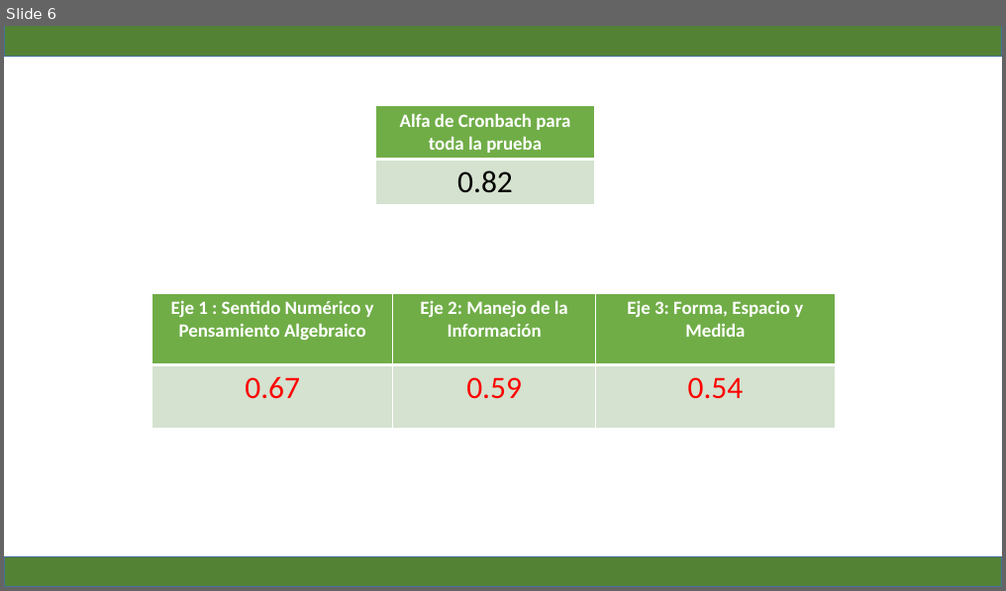
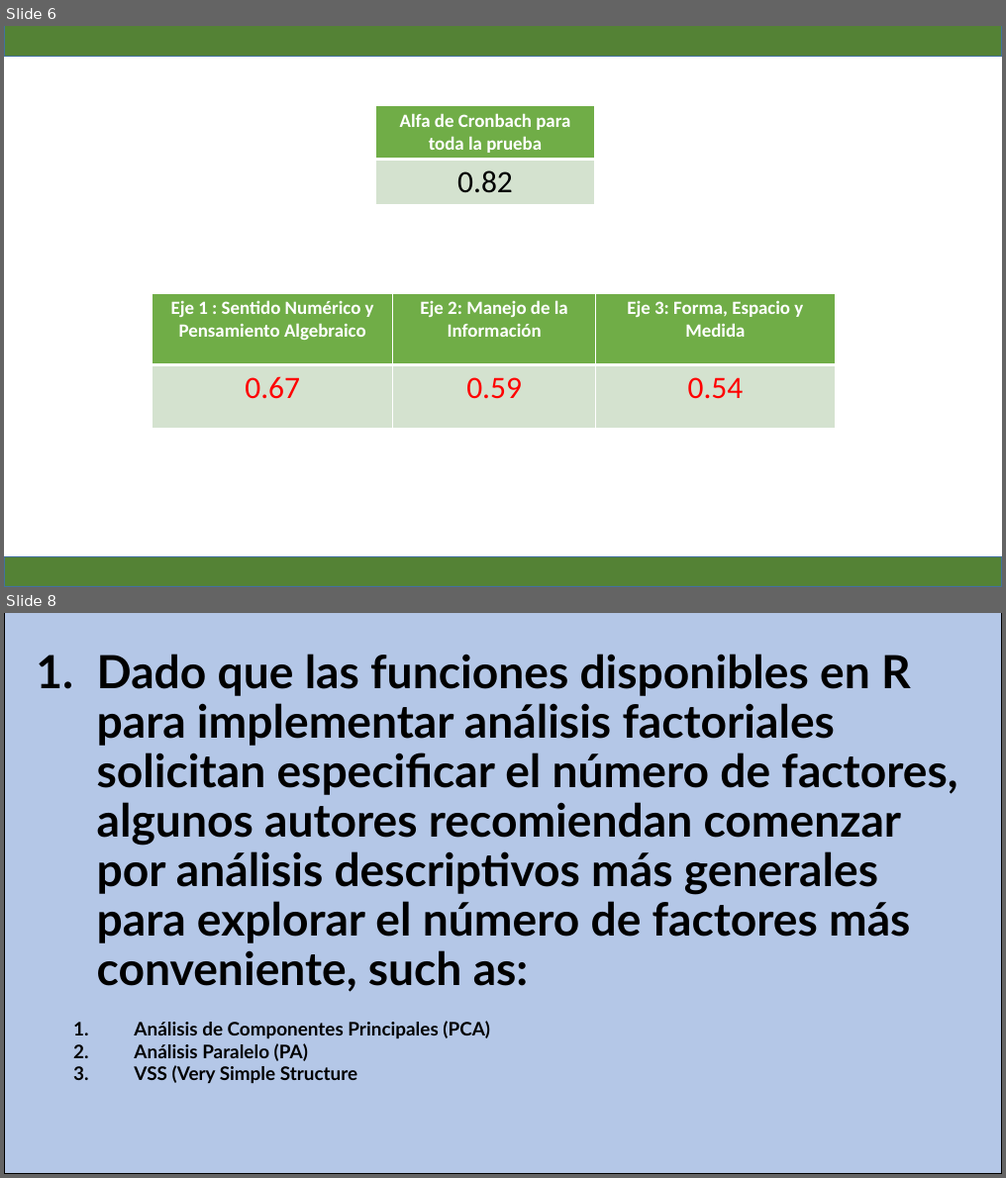
Before and after one commit to Adrifelcha/afchavez-019, a slide deck: RIMEDIE/Mat09_2015/Assessing the Model/Reporte_Resumen_Indices_TCT_AFC_AFE_MAT09.pptx. Shown one above the other, each under a label of ours: slide 6 before the commit, slides 6 and 8 after it; the slides between them are not shown. The pictures are 1006x591 and 1006x1178 pixels, drawn with LibreOffice and Linux fonts; fonts in the diff are those of the drawing. Boxes give left, top, right and bottom in pixels: in the first picture for what was removed or moved away, otherwise in the second. Text is boxed around its words. In the diff, an @@ line names an element or a change of style, - is before the commit and + after.

```diff
--- a/RIMEDIE/Mat09_2015/Assessing the Model/Reporte_Resumen_Indices_TCT_AFC_AFE_MAT09.pptx
+++ b/RIMEDIE/Mat09_2015/Assessing the Model/Reporte_Resumen_Indices_TCT_AFC_AFE_MAT09.pptx
@@ slide 8 added at [4, 613, 1002, 1174], background #FFFFFF @@
@@ rectangle added at [4, 613, 1002, 1174], fill #B4C7E7, outline #000000 1 pt @@
@@ text added at [97, 654, 957, 1083], 44 pt, text #000000, bold @@
+1. Dado que las funciones disponibles en R para implementar análisis factoriales solicitan especificar el número de factores, algunos autores recomiendan comenzar por análisis descriptivos más generales para explorar el número de factores más conveniente, such as:
+  1. Análisis de Componentes Principales (PCA)
+  2. Análisis Paralelo (PA)
+  3. VSS (Very Simple Structure
```
Also in this commit, not shown: 5 other slides added, 10 other files.
